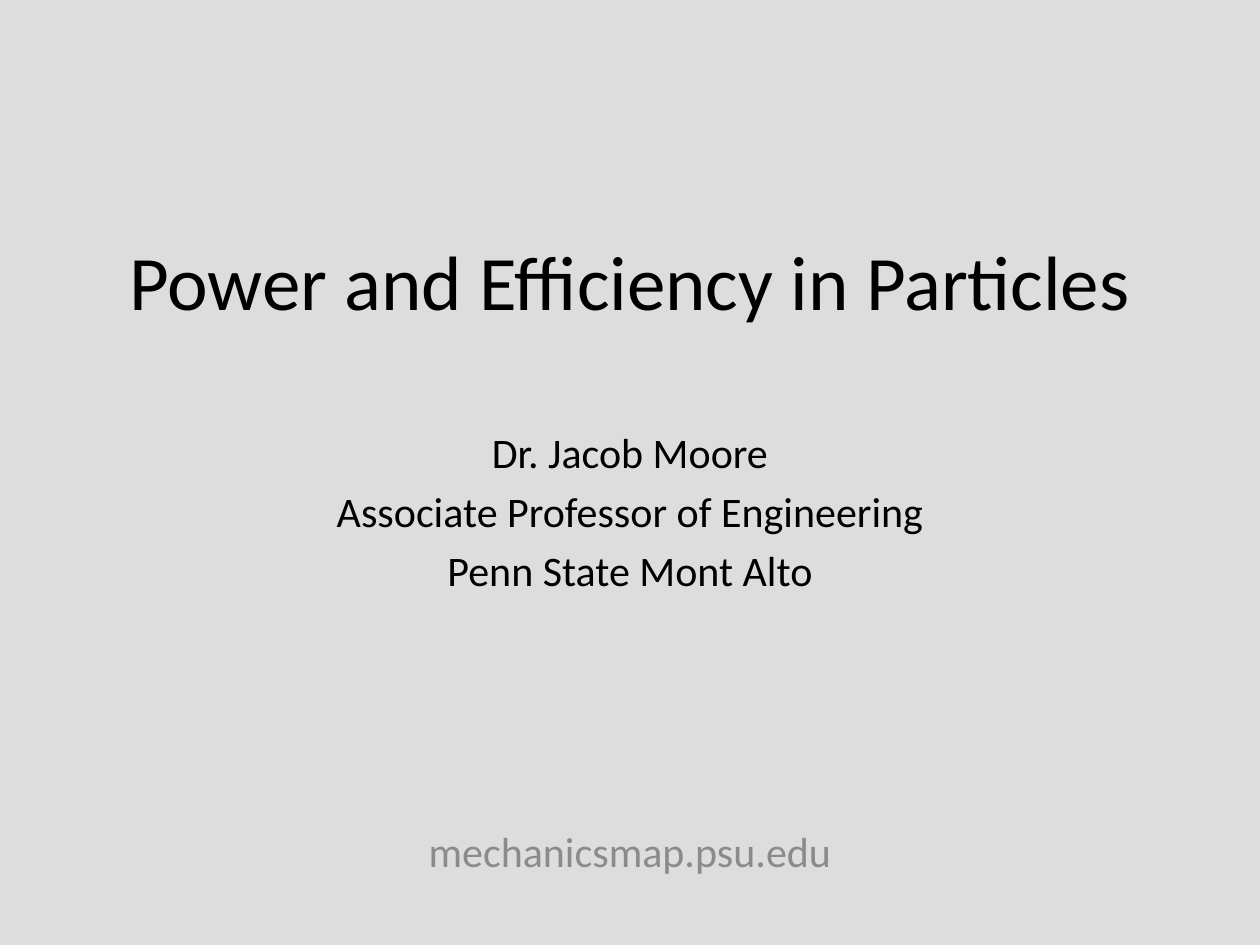
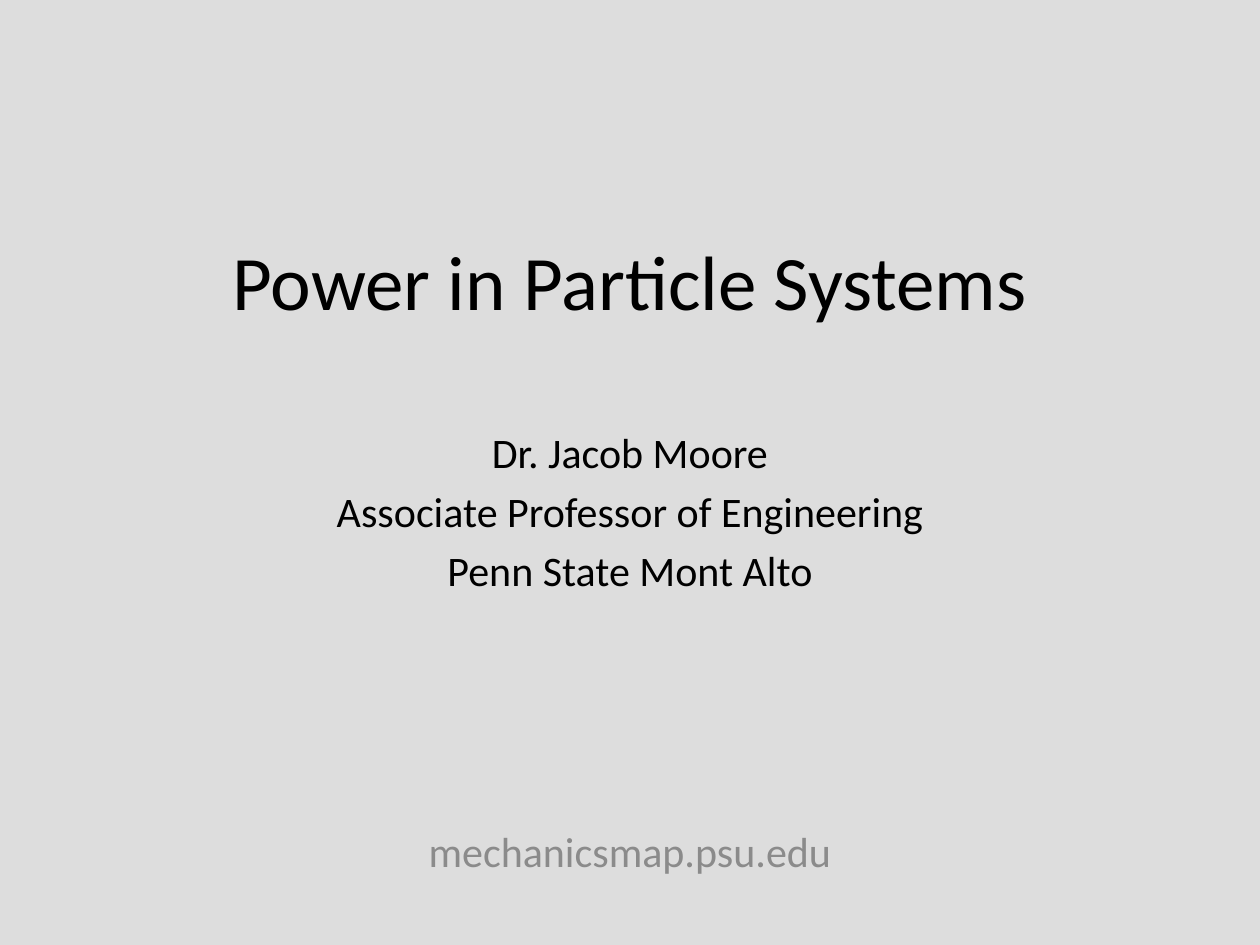
Before and after one commit to JacobMoore/mechanics_textbook, a slide deck: slide 1 of Lecture Slides/VideoLectureSlides/10.2.pptx. Drawn at 1260x945 pixels with LibreOffice and Linux fonts; fonts in the diff are those of the drawing; background and template pictures are left out. Boxes give left, top, right and bottom in pixels: in the first picture for what was removed or moved away, otherwise in the second. Text is boxed around its words. In the diff, an @@ line names an element or a change of style, - is before the commit and + after.

Commit message:
Updated Power and Efficiency Slides

```diff
--- a/Lecture Slides/VideoLectureSlides/10.2.pptx
+++ b/Lecture Slides/VideoLectureSlides/10.2.pptx
@@ title at (232, 256, 1027, 323): text changed @@
-Power and Efficiency in Particles
+Power in Particle Systems
```
Also in this commit, not shown: 1 other slide changed, 1 slide removed, 4 other files.
